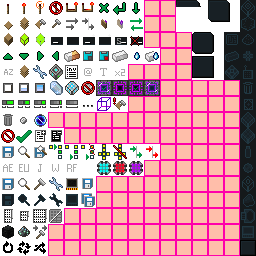
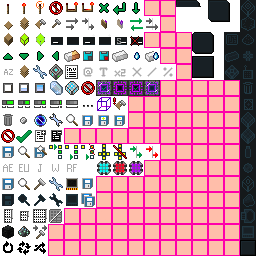
Two versions of the same layered image (256 x 256). Layer-by-layer changes:
painted on "Text" (2nd of 2, in "Text") over <box>83,67,173,77</box>
removed layer "base updated" over <box>48,16,176,128</box>
added layer "states" above "BG" over <box>48,16,176,128</box>
